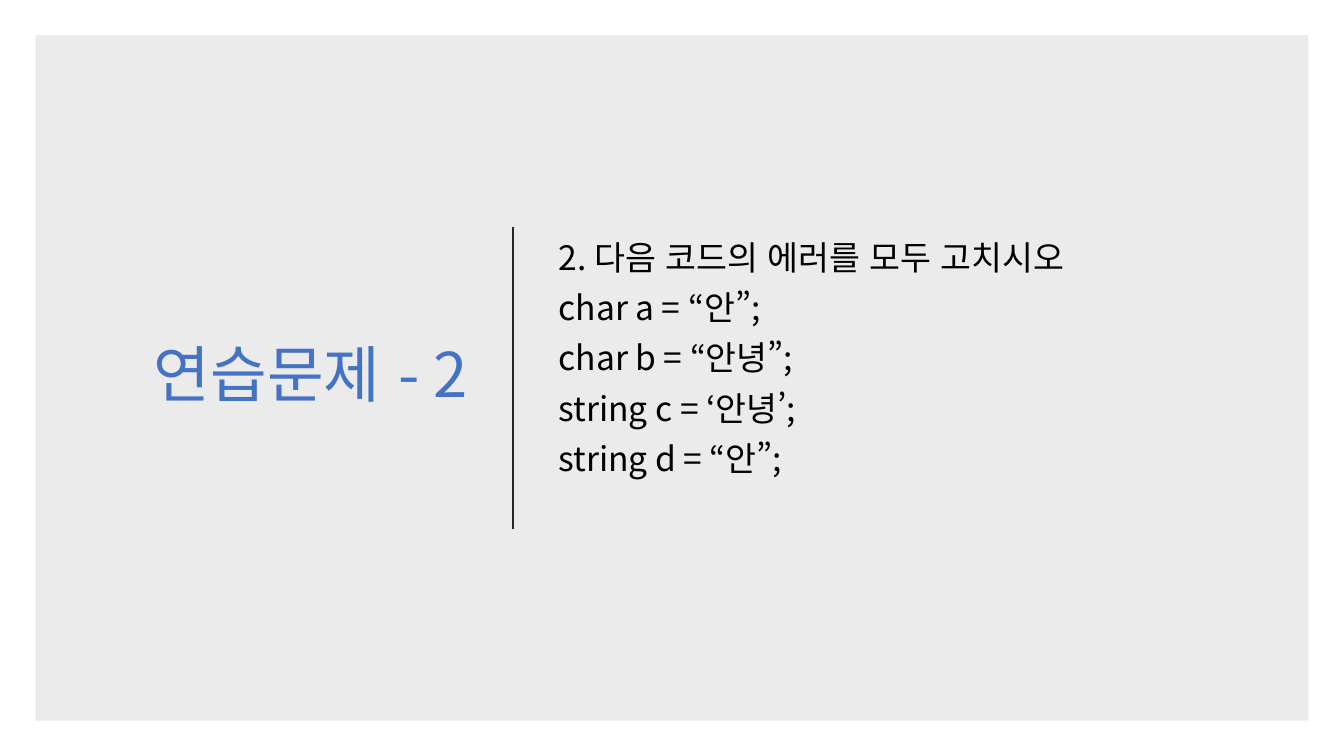
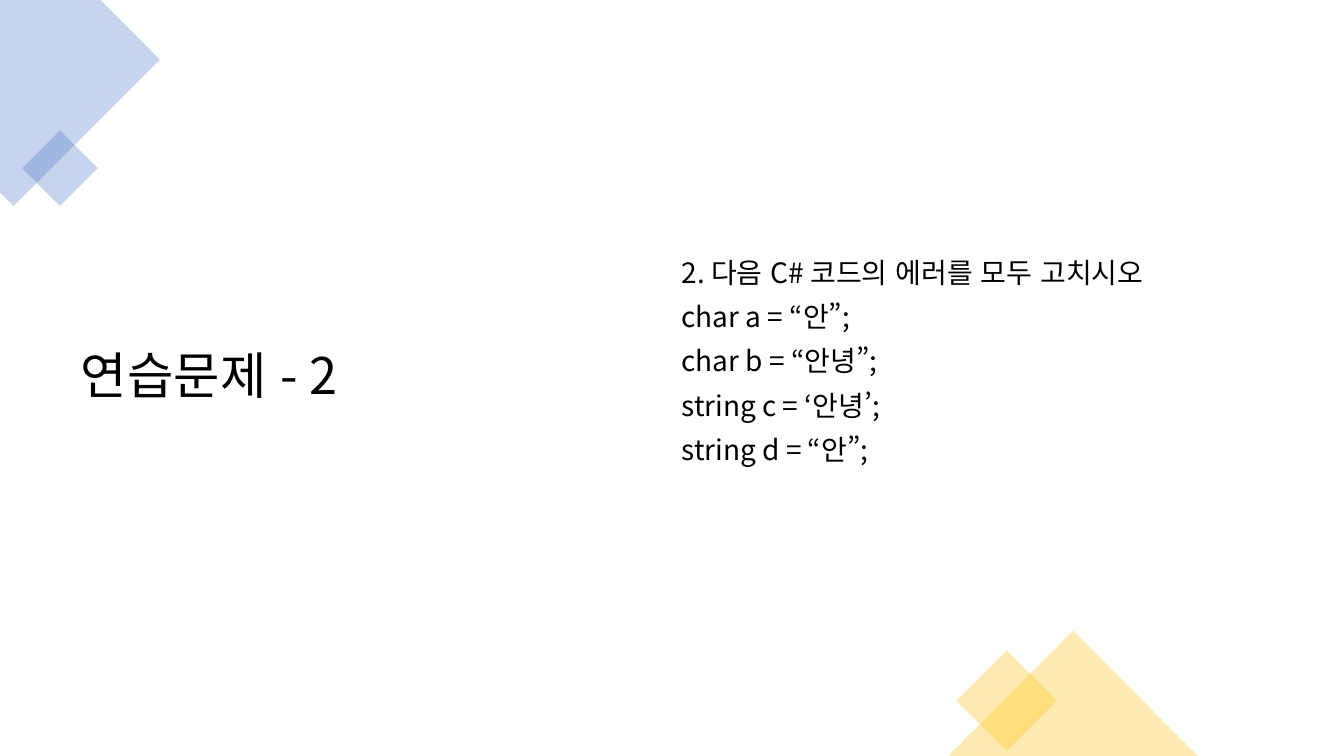
Before and after one commit to kjh99660/Study_powerpoint, a slide deck: slide 15 of c# 스터디 1주 차.pptx (slide 13 before the commit). Drawn at 1344x756 pixels with LibreOffice and Linux fonts; fonts in the diff are those of the drawing. Boxes give left, top, right and bottom in pixels: in the first picture for what was removed or moved away, otherwise in the second. Text is boxed around its words. In the diff, an @@ line names an element or a change of style, - is before the commit and + after.

```diff
--- a/c# 스터디 1주 차.pptx
+++ b/c# 스터디 1주 차.pptx
@@ freeform shape added at <box>0,0,160,206</box>, fill #4472C4 at 30% opacity @@
@@ rectangle removed at <box>35,35,1309,721</box> @@
@@ title "연습문제 - 2": place and size @@
-title "연습문제 - 2" at <box>154,346,467,402</box>
+title "연습문제 - 2" at <box>81,352,337,398</box>
@@ title "연습문제 - 2" at <box>81,352,337,398</box>: size 44 to 36 pt, text colour #4472C4 to #000000; alignment right to left @@
@@ text "2. 다음 C# 코드의 에러를 ...": place and size @@
-text "2. 다음 C# 코드의 에러를 ..." at <box>559,242,1065,480</box>
+text "2. 다음 C# 코드의 에러를 ..." at <box>682,259,1143,467</box>
@@ rectangle added at <box>22,130,98,206</box>, fill #4472C4 at 30% opacity @@
@@ line removed from (513, 227) to (513, 529) @@
@@ text at <box>682,259,1143,286</box>: text changed; size 24 to 20 pt @@
-2. 다음 코드의 에러를 모두 고치시오
+2. 다음 C# 코드의 에러를 모두 고치시오
@@ text at <box>682,302,880,467</box>: size 24 to 20 pt in "char a = “안”;", "char b = “안녕”;", "string c = ‘안녕’;", "string d = “안”;" @@
@@ triangle added at <box>949,631,1198,756</box>, fill #FFC000 at 30% opacity @@
@@ rectangle added at <box>956,651,1057,752</box>, fill #FFC000 at 30% opacity @@
```
Also in this commit, not shown: 17 other slides changed, 3 slides added, 1 slide removed, 6 other files.
